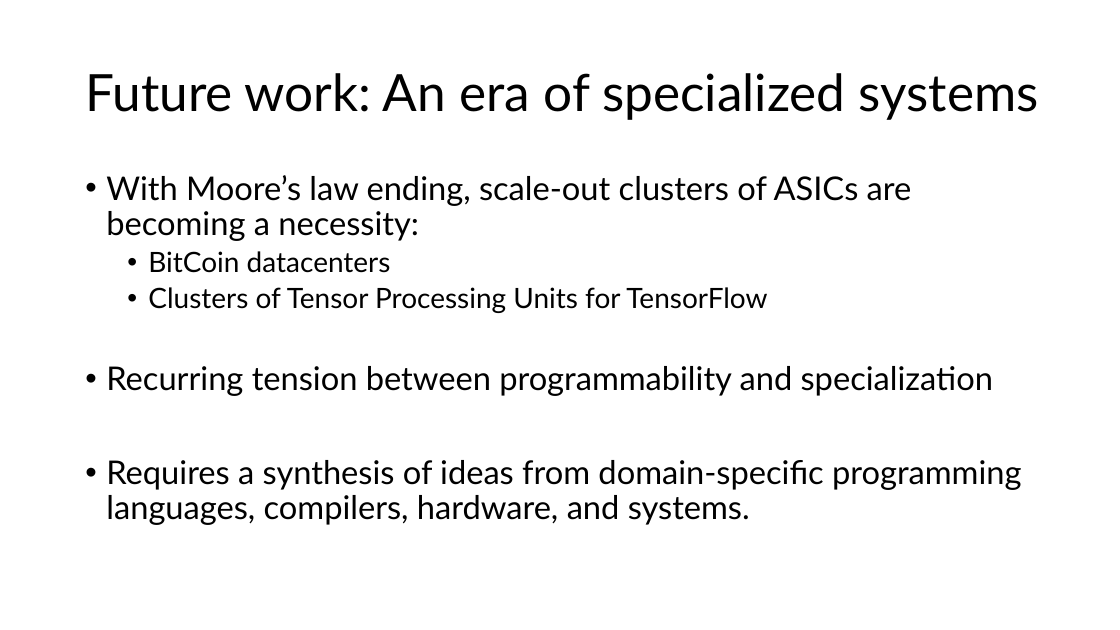
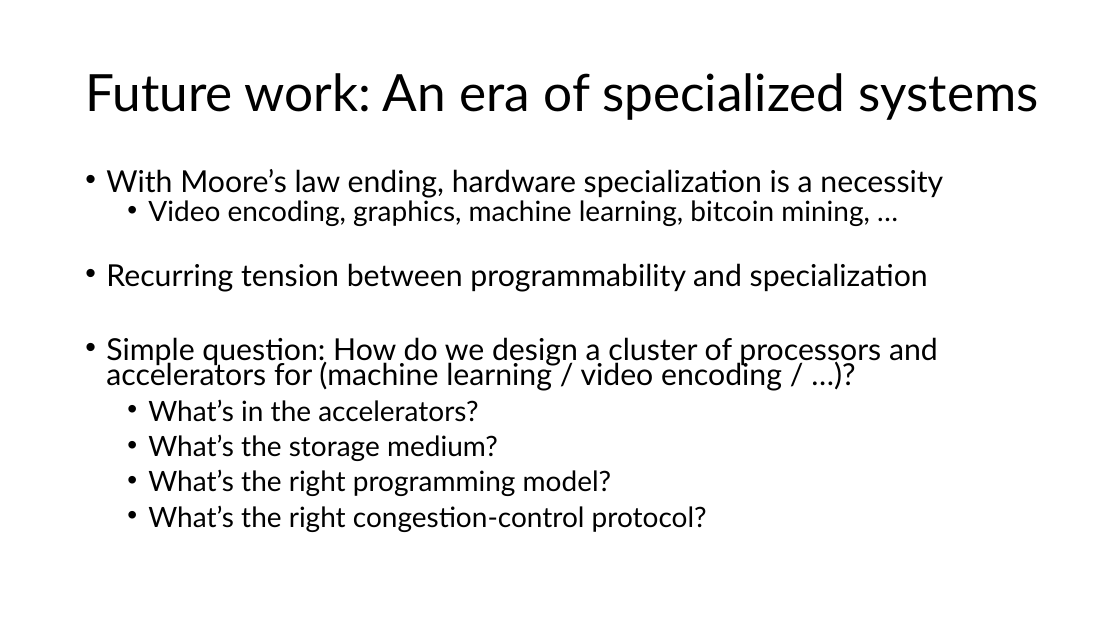
Before and after one commit to anirudhSK/pifo-domino-marple-ppts, a slide deck: slide 44 of combined_domino_pifo.pptx (slide 43 before the commit). Drawn at 1120x630 pixels with LibreOffice and Linux fonts; fonts in the diff are those of the drawing. Boxes give left, top, right and bottom in pixels: in the first picture for what was removed or moved away, otherwise in the second. Text is boxed around its words. In the diff, an @@ line names an element or a change of style, - is before the commit and + after.

Commit message:
Some more fixes to slide deck

```diff
--- a/combined_domino_pifo.pptx
+++ b/combined_domino_pifo.pptx
@@ text at [106, 169, 943, 226]: text changed; size 28 to 25.9 pt @@
-• With Moore’s law ending, scale-out clusters of ASICs are becoming a necessity:
-  • BitCoin datacenters
-  • Clusters of Tensor Processing Units for TensorFlow
+• With Moore’s law ending, hardware specialization is a necessity
+  • Video encoding, graphics, machine learning, bitcoin mining, …
@@ text at [106, 263, 928, 291]: size 28 to 25.9 pt in "Recurring tension between programmability and specialization"; line spacing 0.9 to 0.7 @@
@@ text at [106, 337, 938, 532]: text changed; size 28 to 24.1 pt @@
-• Requires a synthesis of ideas from domain-specific programming languages, compilers, hardware, and systems.
+  • Simple question: How do we design a cluster of processors and accelerators for (machine learning / video encoding / …)?
+    • What’s in the accelerators?
+    • What’s the storage medium?
+    • What’s the right programming model?
+    • What’s the right congestion-control protocol?
```
Also in this commit, not shown: 12 other slides changed, 1 slide added.
